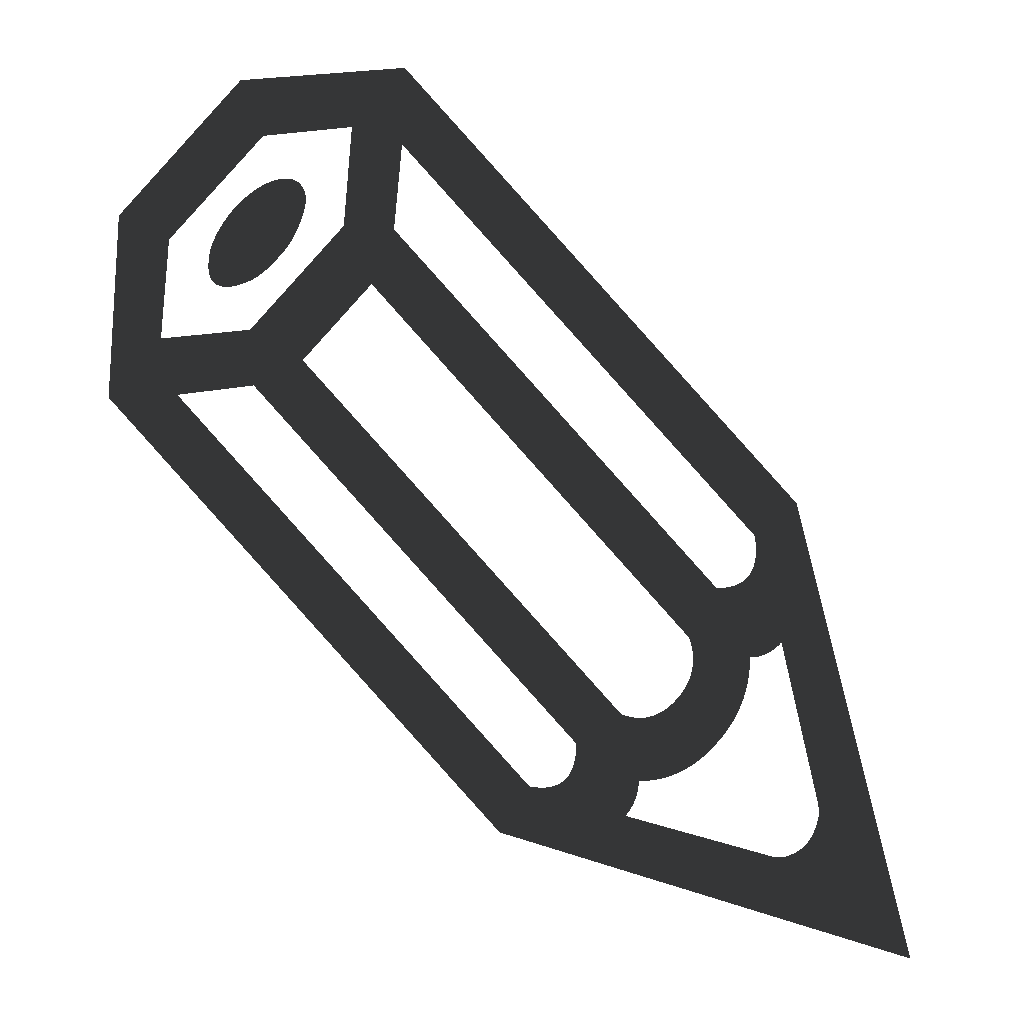
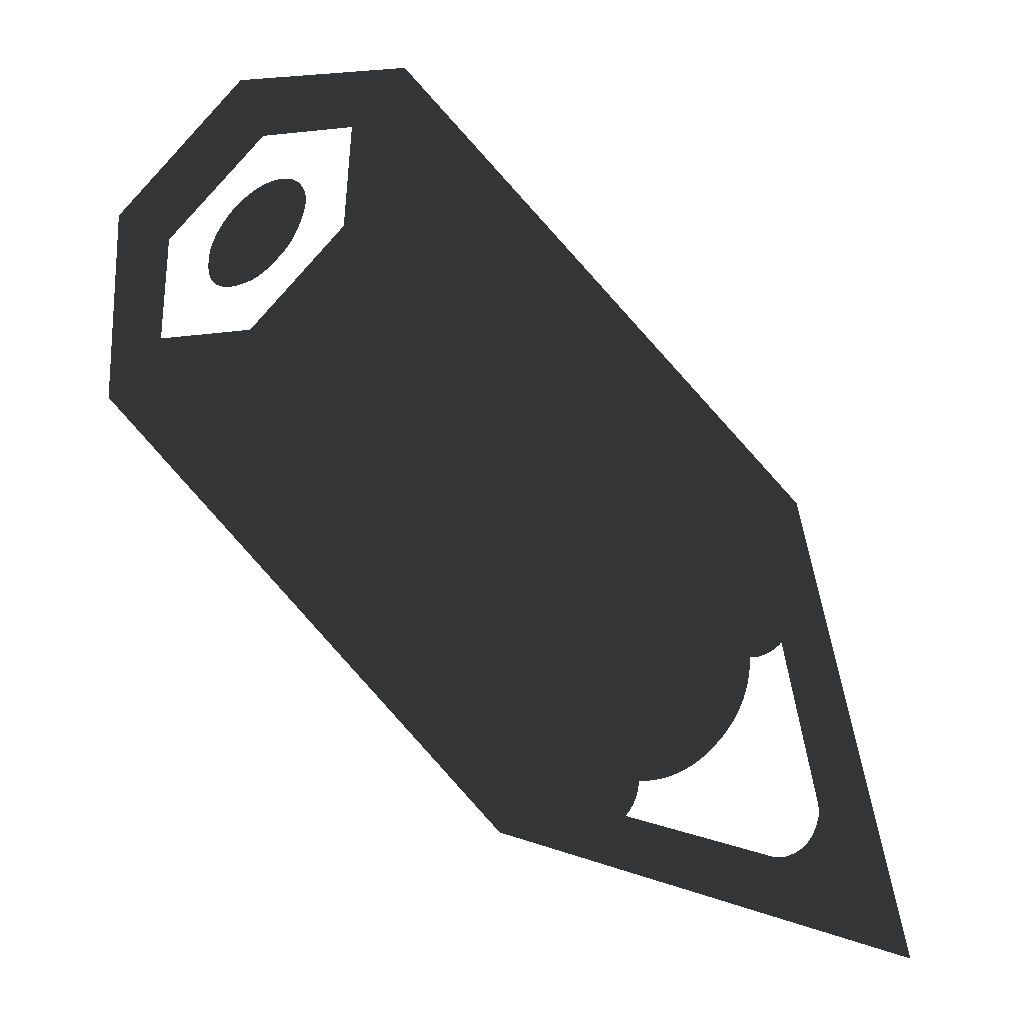
Layer changes from the first (1024, 1024) image to the second:
painted on "✎" over [left=178, top=145, right=756, bottom=788]
